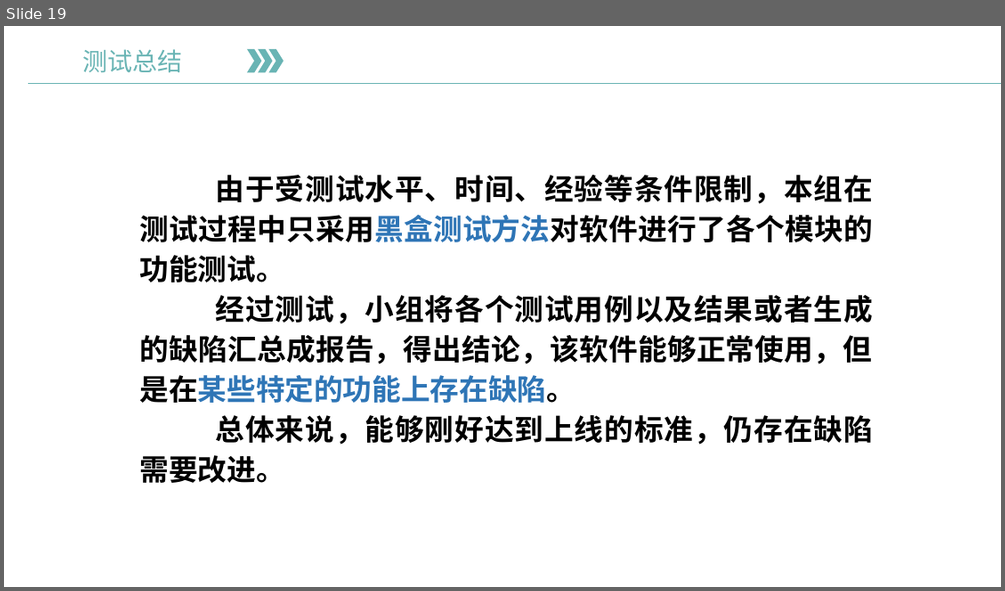
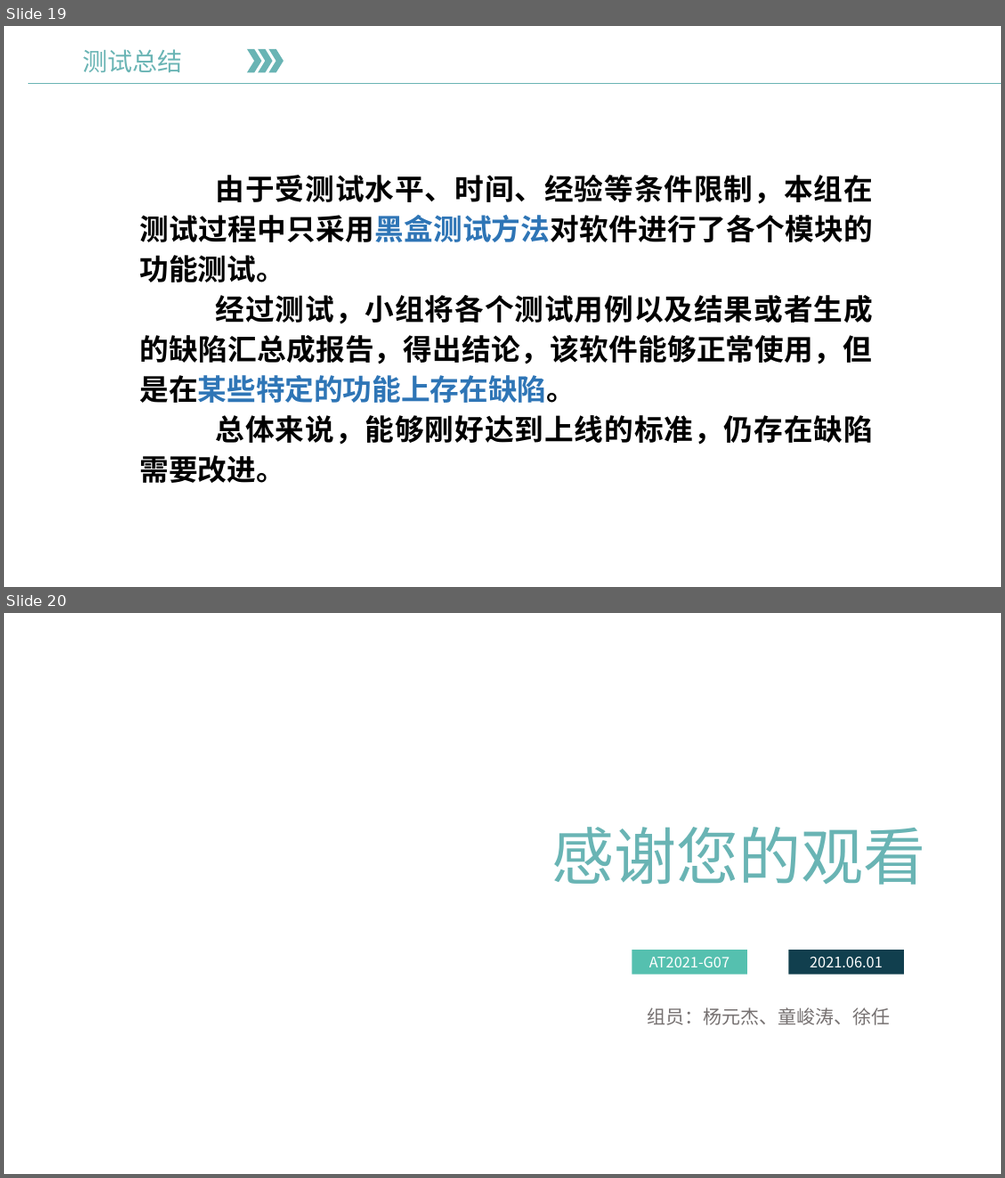
Before and after one commit to Anchovy0901/AutoTest2021-T07, a slide deck: AT2021-T07-测试报告.pptx. Shown one above the other, each under a label of ours: slide 19 before the commit, slides 19 and 20 after it. The pictures are 1005x591 and 1005x1178 pixels, drawn with LibreOffice and Linux fonts; fonts in the diff are those of the drawing; background and template pictures are left out. Boxes give left, top, right and bottom in pixels: in the first picture for what was removed or moved away, otherwise in the second. Text is boxed around its words. In the diff, an @@ line names an element or a change of style, - is before the commit and + after.

```diff
--- a/AT2021-T07-测试报告.pptx
+++ b/AT2021-T07-测试报告.pptx
@@ slide 20 added at [4,613,1001,1174], background picture (left out) @@
@@ text added at [552,827,926,884], 60 pt, text gradient #69B4B4 to #2A5294 @@
+感谢您的观看
@@ rounded rectangle added at [632,949,747,974], fill #55C0AF, 14 pt, text #FFFFFF @@
+AT2021-G07
@@ rounded rectangle added at [788,949,904,974], fill #113F4E, 14 pt, text #FFFFFF @@
+2021.06.01
@@ text added at [647,1007,890,1025], 18 pt, text #767171 @@
+组员：杨元杰、童峻涛、徐任
```
Also in this commit, not shown: 1 slide removed.
